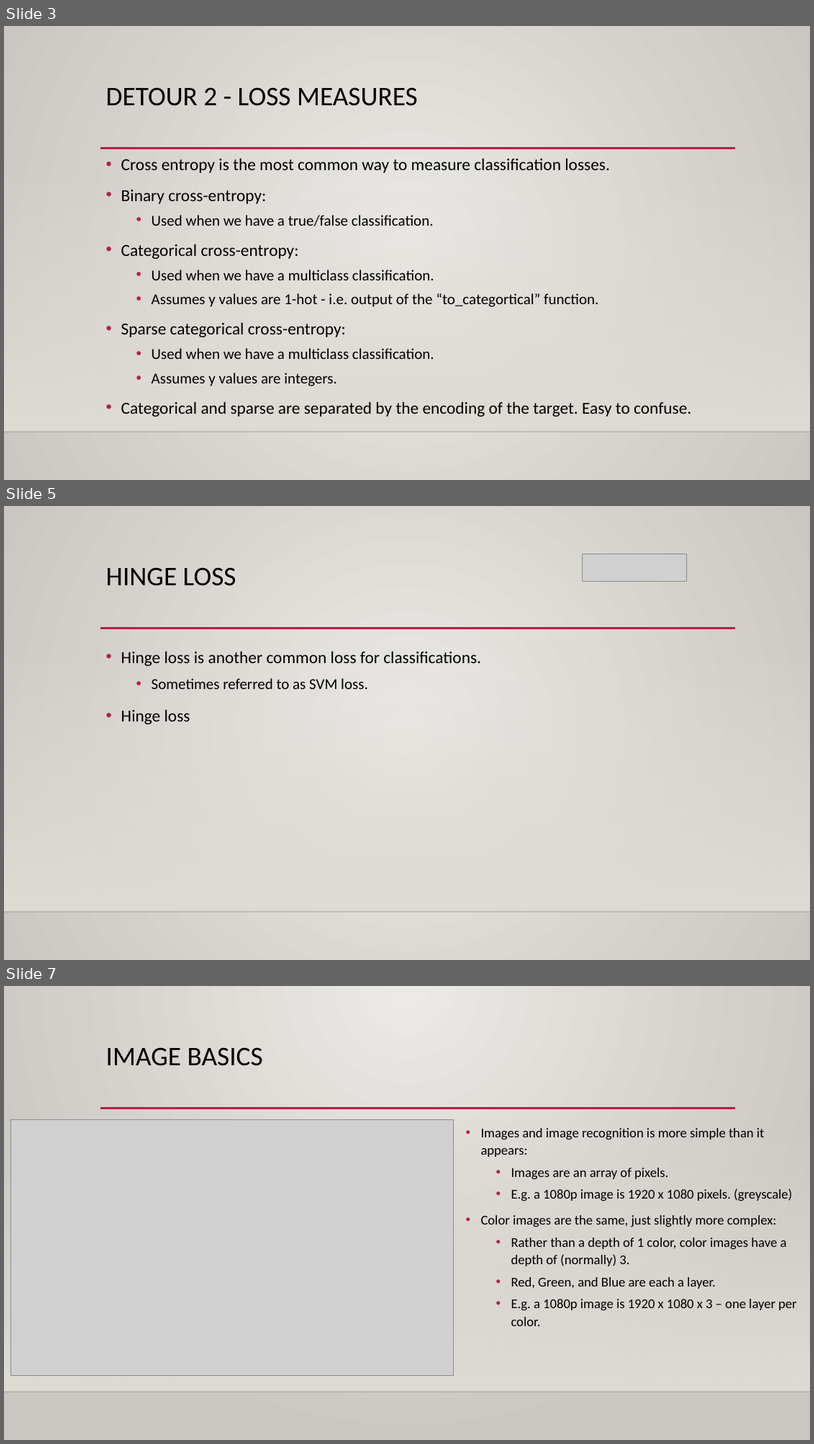
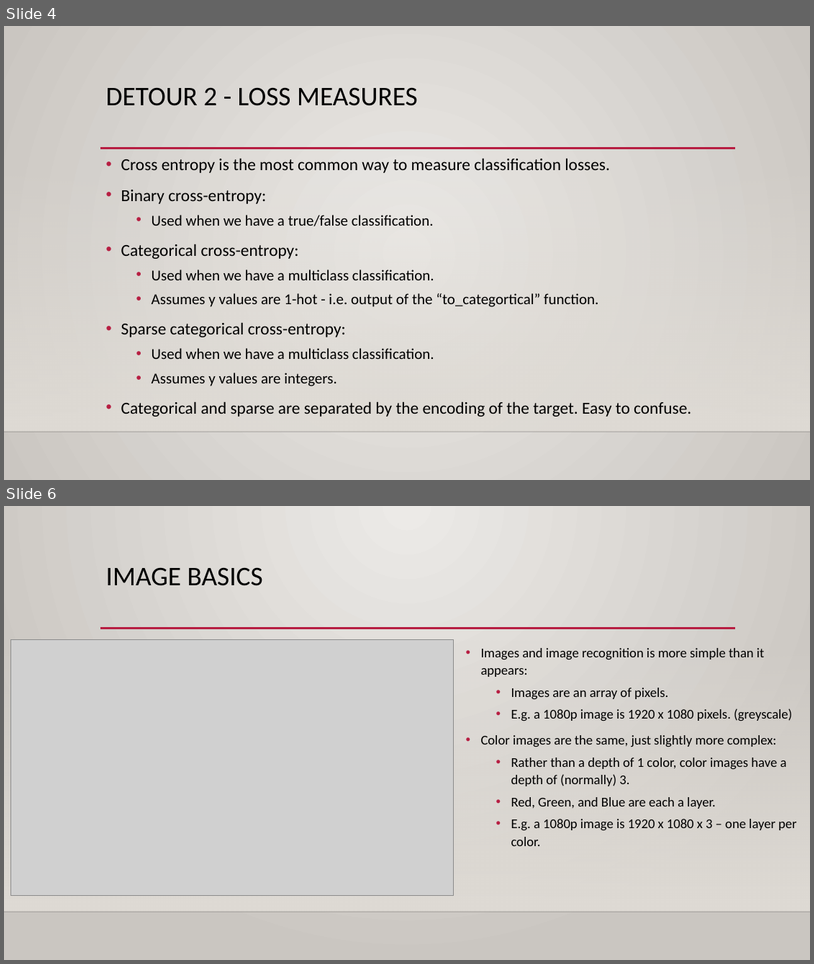
Before and after one commit to allyryry/3950_Workbooks, a slide deck: reference_content/Slides/images_cnn.pptx. Shown one above the other, each under a label of ours: slides 3, 5 and 7 before the commit, slides 4 and 6 after it; the slides between them are not shown. The pictures are 814x1444 and 814x964 pixels, drawn with LibreOffice and Linux fonts; fonts in the diff are those of the drawing; grey boxes stand for pictures; background and template pictures are left out. Boxes give left, top, right and bottom in pixels: in the first picture for what was removed or moved away, otherwise in the second. Text is boxed around its words. In the diff, an @@ line names an element or a change of style, - is before the commit and + after.

```diff
--- a/reference_content/Slides/images_cnn.pptx
+++ b/reference_content/Slides/images_cnn.pptx
@@ slide 5 removed at (x1=4, y1=506, x2=810, y2=960), background gradient #ECEAE7 to #CAC7C1; not listed: 3 template elements that a slide beside it also shows @@
@@ title removed at (x1=106, y1=567, x2=237, y2=586) @@
-HINGE LOSS
@@ picture removed at (x1=583, y1=554, x2=687, y2=582) @@
@@ text removed at (x1=121, y1=651, x2=481, y2=724) @@
-• Hinge loss is another common loss for classifications.
-  • Sometimes referred to as SVM loss.
-• Hinge loss
@@ what was slide 3 is now slide 4 @@
@@ what was slide 7 is now slide 6 @@
```
Also in this commit, not shown: 2 slides changed, 2 other files.
